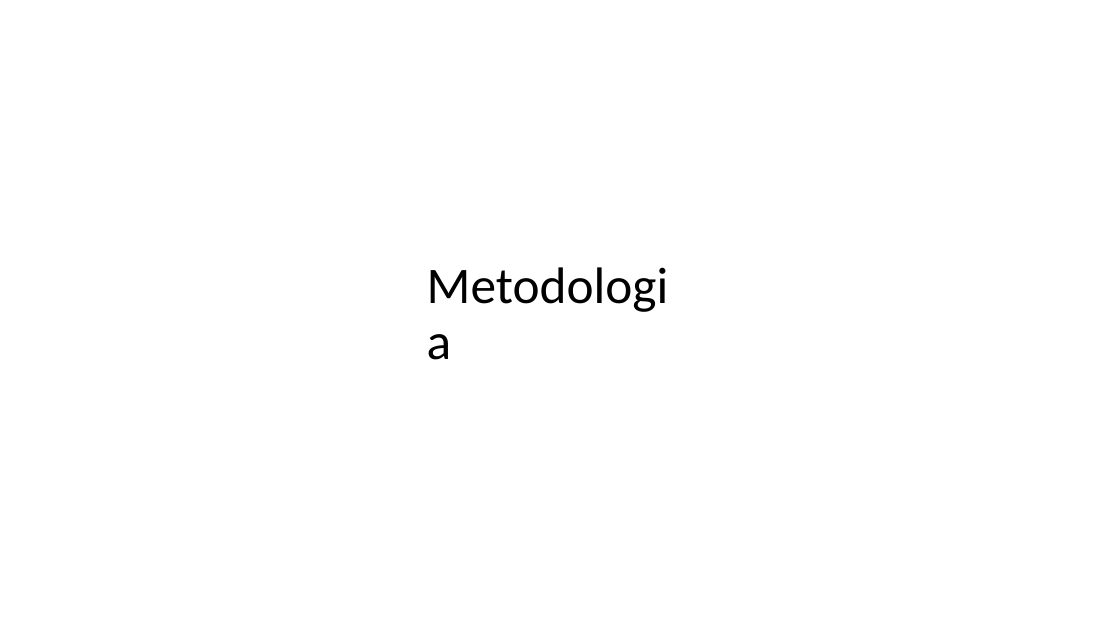
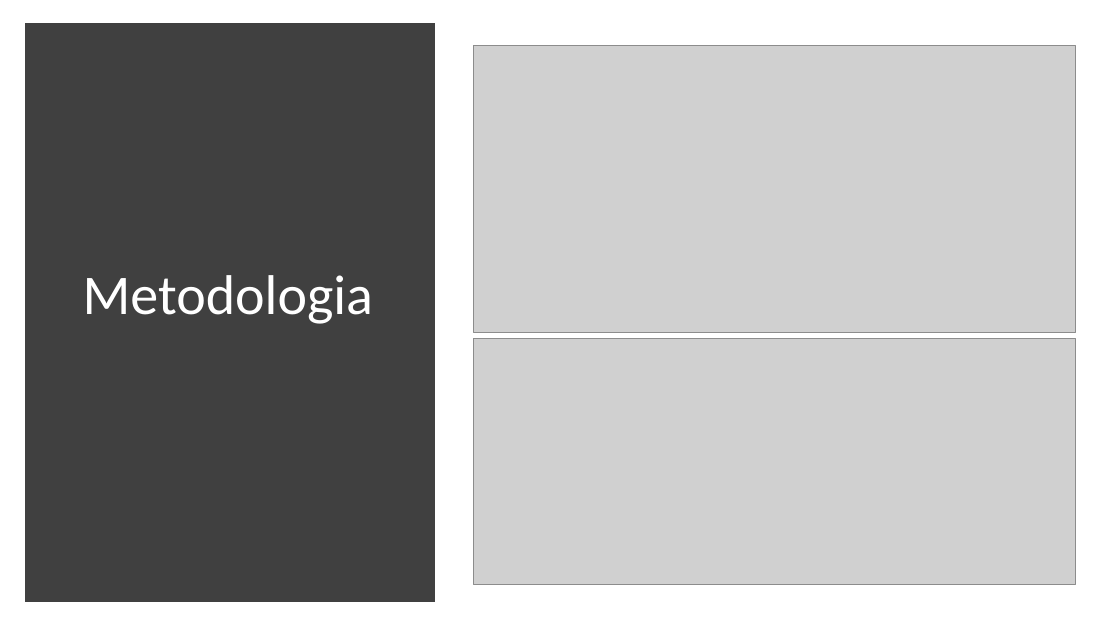
Before and after one commit to TCC-Disk-Pizza-Nostra-Casa/Conteudo_TCC, a slide deck: slide 5 of Planejamento/TCC - Desenvolvimento de Sistemas - Pizzaria.pptx. Drawn at 1120x630 pixels with LibreOffice and Linux fonts; fonts in the diff are those of the drawing; grey boxes stand for pictures. Boxes give left, top, right and bottom in pixels: in the first picture for what was removed or moved away, otherwise in the second. Text is boxed around its words. In the diff, an @@ line names an element or a change of style, - is before the commit and + after.

```diff
--- a/Planejamento/TCC - Desenvolvimento de Sistemas - Pizzaria.pptx
+++ b/Planejamento/TCC - Desenvolvimento de Sistemas - Pizzaria.pptx
@@ rectangle added at bbox=[31, 29, 429, 597], fill #404040, outline #404040 10 pt @@
@@ picture added at bbox=[474, 46, 1076, 333] @@
@@ title "Metodologia": place and size @@
-title "Metodologia" at bbox=[418, 255, 702, 376]
+title "Metodologia" at bbox=[83, 275, 373, 324]
@@ title "Metodologia" at bbox=[83, 275, 373, 324]: size 44 to 48 pt, text colour #000000 to #FFFFFF; alignment left to centre @@
@@ picture added at bbox=[474, 339, 1076, 585] @@
```
Also in this commit, not shown: 1 other slide changed, 2 slides added, 3 slides removed, 2 other files.
